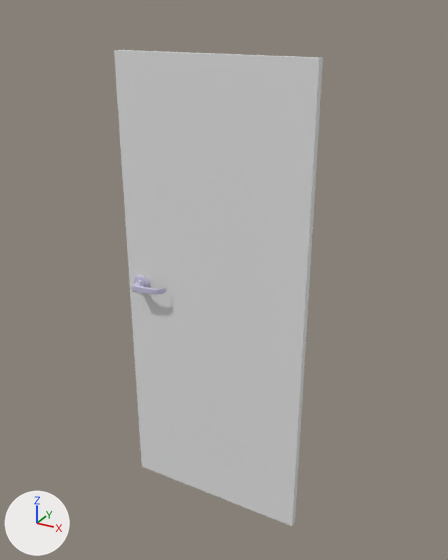
The FBX model Assets/Models/Interactables/Door.fbx: old version first, new version second.
Camera for both pictures: a 50 mm camera at (1.18, -2.05, 2.17) aimed at (0.03, 0.04, 1.12). Lighting does not change. The marker at lower left points along +X, +Y and +Z. Where no turn or scale is listed for an object, it has been applied to the vertices.

Names of what the first picture shows: 'Door'.
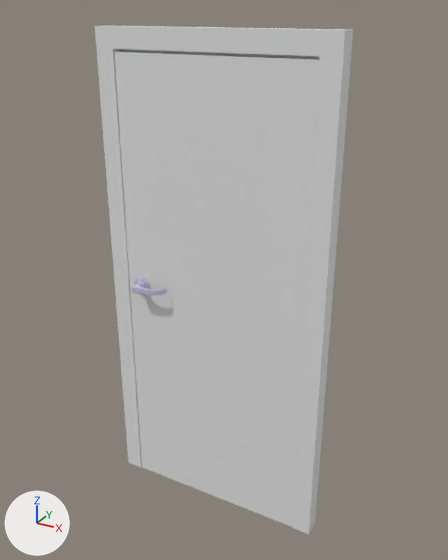
Where the newer file only moved an object's origin or applied its transform, the numbers keep the older frame.

Patch to the scene script:
```diff
--- a/Assets/Models/Interactables/Door.fbx.py
+++ b/Assets/Models/Interactables/Door.fbx.py
@@ mat_door_material_001 @@
+mat_door_material_001 = principled_material('Door_material.001')
+mat_door_material_001.base_color = (0.8, 0.8, 0.8)  # white #e7e7e7
+mat_door_material_001.roughness = 0.4
@@ me_doorfrane @@
+me_doorfrane.from_pydata(...)  # 32 vertices, 24 faces; spans x -0.5..0.5, y -0.03..0.05, z 0.0..2.1
+me_doorfrane.materials.append(mat_door_material_001)  # white #e7e7e7
@@ ob_doorframe @@
+ob_doorframe = bpy.data.objects.new('DoorFrame', me_doorfrane)
+ob_doorframe.location = (0.0, 0.0, 0.0)
```

Pixel boxes (x1, y1, x2, y2) of what changed, in the pictures (448 x 560 px):
'DoorFrame', added
    after: (95, 25, 353, 534)
